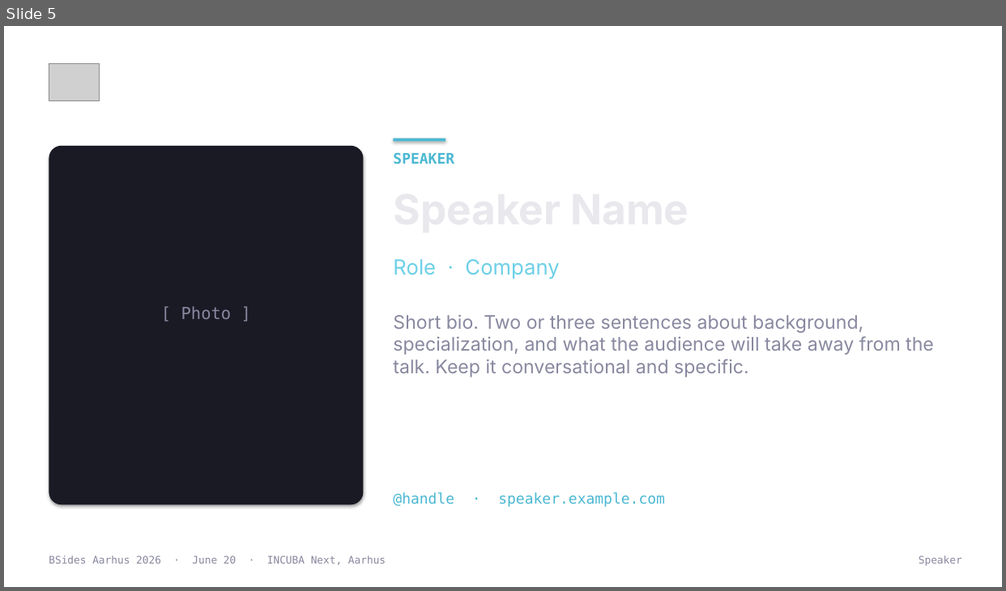
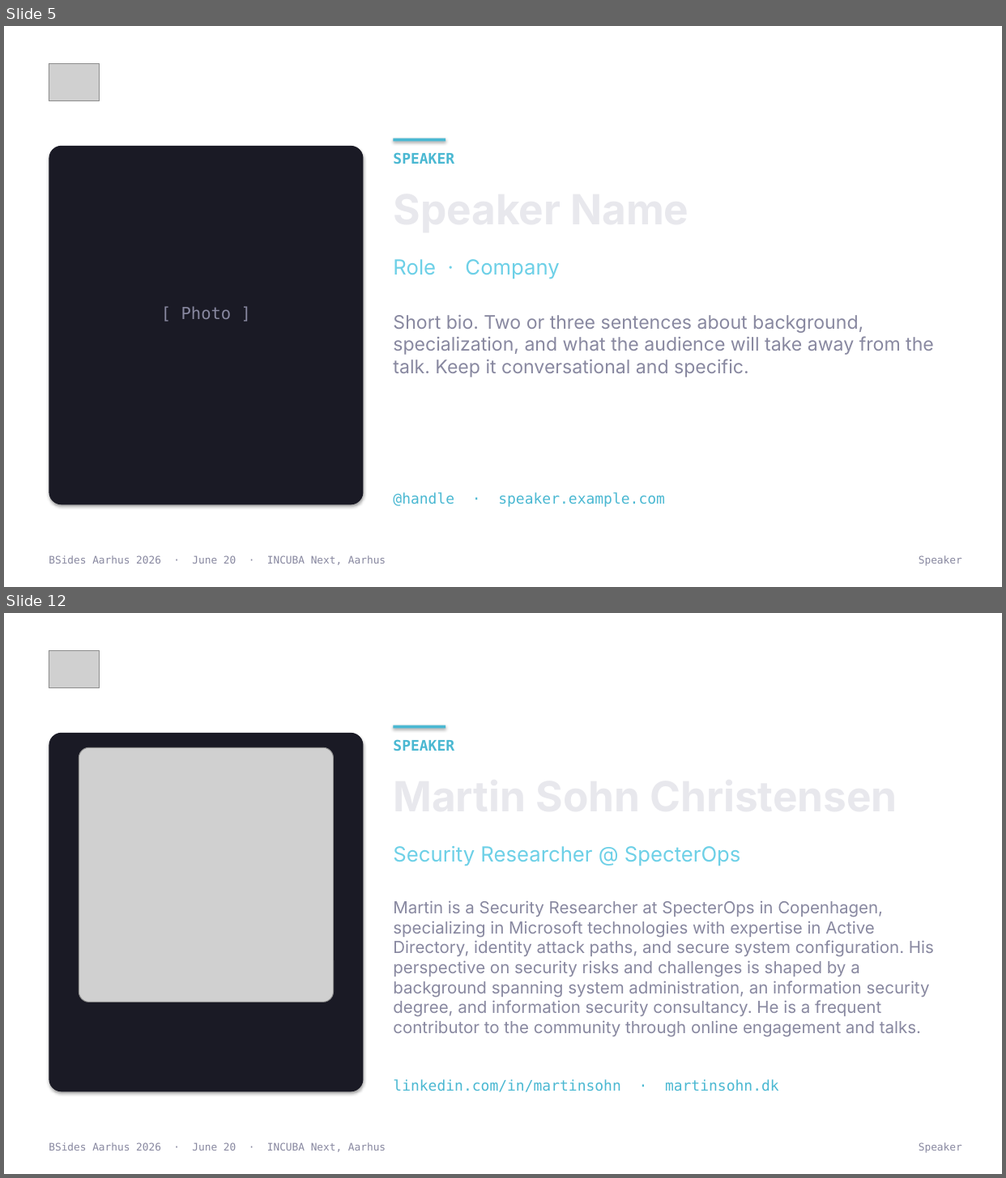
Before and after one commit to BSides-Aarhus/Website-2026, a slide deck: Plans/template-output/bsides-aarhus-2026-template.pptx. Shown one above the other, each under a label of ours: slide 5 before the commit, slides 5 and 12 after it; the slides between them are not shown. The pictures are 1006x591 and 1006x1178 pixels, drawn with LibreOffice and Linux fonts; fonts in the diff are those of the drawing; grey boxes stand for pictures; background and template pictures are left out. Boxes give left, top, right and bottom in pixels: in the first picture for what was removed or moved away, otherwise in the second. Text is boxed around its words. In the diff, an @@ line names an element or a change of style, - is before the commit and + after.

```diff
--- a/Plans/template-output/bsides-aarhus-2026-template.pptx
+++ b/Plans/template-output/bsides-aarhus-2026-template.pptx
@@ slide 12 added at (x1=4, y1=613, x2=1002, y2=1174), background picture (left out) @@
@@ picture added at (x1=49, y1=650, x2=100, y2=688) @@
@@ rounded rectangle added at (x1=49, y1=733, x2=364, y2=1093), fill #1A1A25 @@
@@ rectangle added at (x1=394, y1=726, x2=445, y2=728), fill #4AB8D2 @@
@@ picture added at (x1=79, y1=747, x2=334, y2=1003) @@
@@ text added at (x1=393, y1=739, x2=454, y2=751), 14 pt, text #4AB8D2, bold @@
+SPEAKER
@@ text added at (x1=393, y1=846, x2=741, y2=867), 20 pt, text #6DD0E7 @@
+Security Researcher @ SpecterOps
@@ text added at (x1=393, y1=901, x2=443, y2=914), 40 pt, text #E8E8ED, bold @@
+Martin Sohn Christensen
@@ text added at (x1=393, y1=901, x2=934, y2=1037), 16 pt, text #8888A0 @@
+Martin is a Security Researcher at SpecterOps in Copenhagen, specializing in Microsoft technologies with expertise in Active Directory, identity attack paths, and secure system configuration. His perspective on security risks and challenges is shaped by a background spanning system administration, an information security degree, and information security consultancy. He is a frequent contributor to the community through online engagement and talks.
@@ text added at (x1=393, y1=1080, x2=779, y2=1093), 14 pt, text #4AB8D2 @@
+linkedin.com/in/martinsohn · martinsohn.dk
@@ text added at (x1=49, y1=1143, x2=386, y2=1152), 10 pt, text #8888A0 @@
+BSides Aarhus 2026 · June 20 · INCUBA Next, Aarhus
@@ text added at (x1=918, y1=1143, x2=962, y2=1153), 10 pt, text #8888A0 @@
+Speaker
```
Also in this commit, not shown: 10 other slides added, 1 other file.
